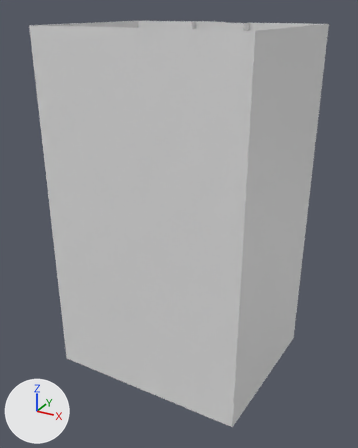
The OBJ model osmunity/osm-unity/Assets/Way_142.obj as it was, and as the next commit left it.
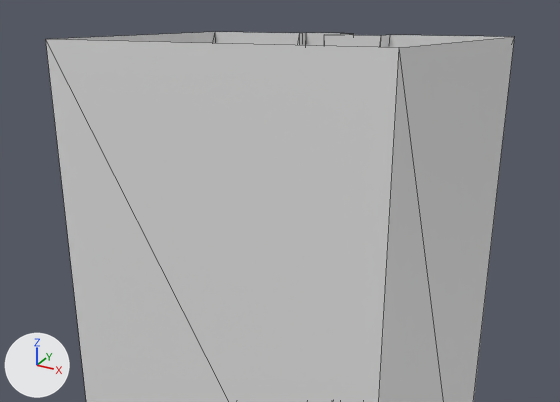
Each version appears first whole from a 50 mm camera at (25.0, -48.6, 37.5) aimed at (1.6, -6.1, 16.3), and next in a close-up on the part from 0% to 100% of the width and 0% to 57% of the height. The axes (+X, +Y, +Z) are drawn at lower left. The lights are the same throughout. The close-ups show mesh edges as thin lines. Where no turn or scale is listed for an object, it has been applied to the vertices. Vertices at the same position are counted once.

The first close-up shows 'Way_142'.
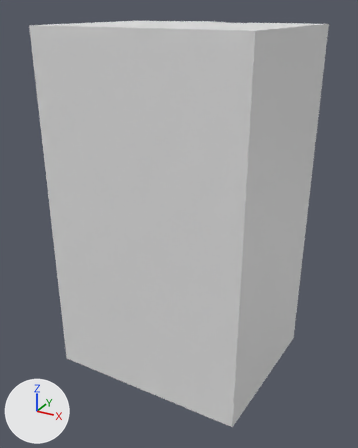
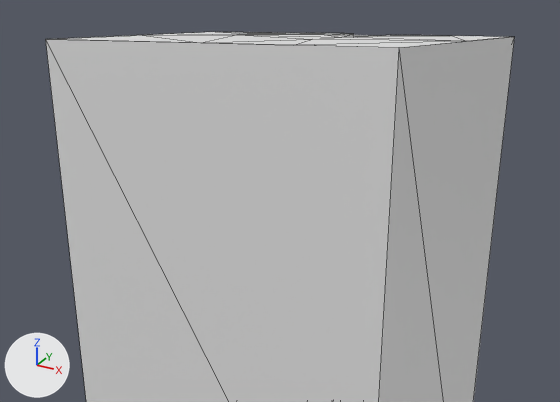
Where the change shows, as pixel boxes [x1, y1, x2, y2] in the close-ups (560 x 402 px):
part 1 of me_way_142, added: after [59, 32, 507, 47]

The change in detail:
me_way_142 is used by ob_way_142; location (0.0, 0.0, 0.0).
me_way_142 had 28 vertices, 28 faces and spanned x -9.0..13.0, y -14.2..4.3, z 0.0..36.0.
me_way_142 now has 41 vertices, 55 faces and spans x -9.0..13.0, y -14.2..4.3, z 0.0..36.0.
Part 1, on me_way_142:
13 vertices are added at x -9.0..12.5, y -14.2..4.3, z 36.0.
27 new faces join them.
